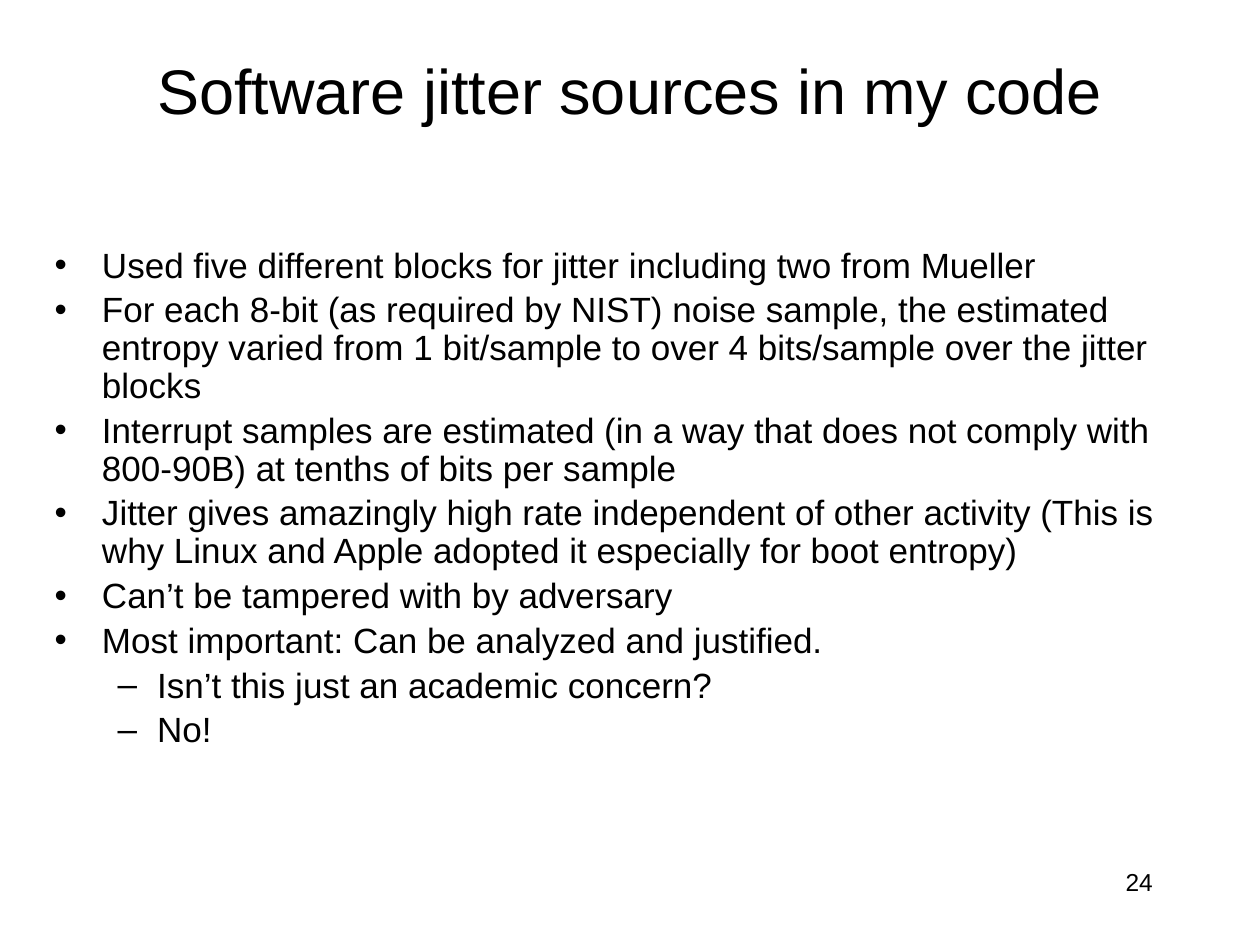
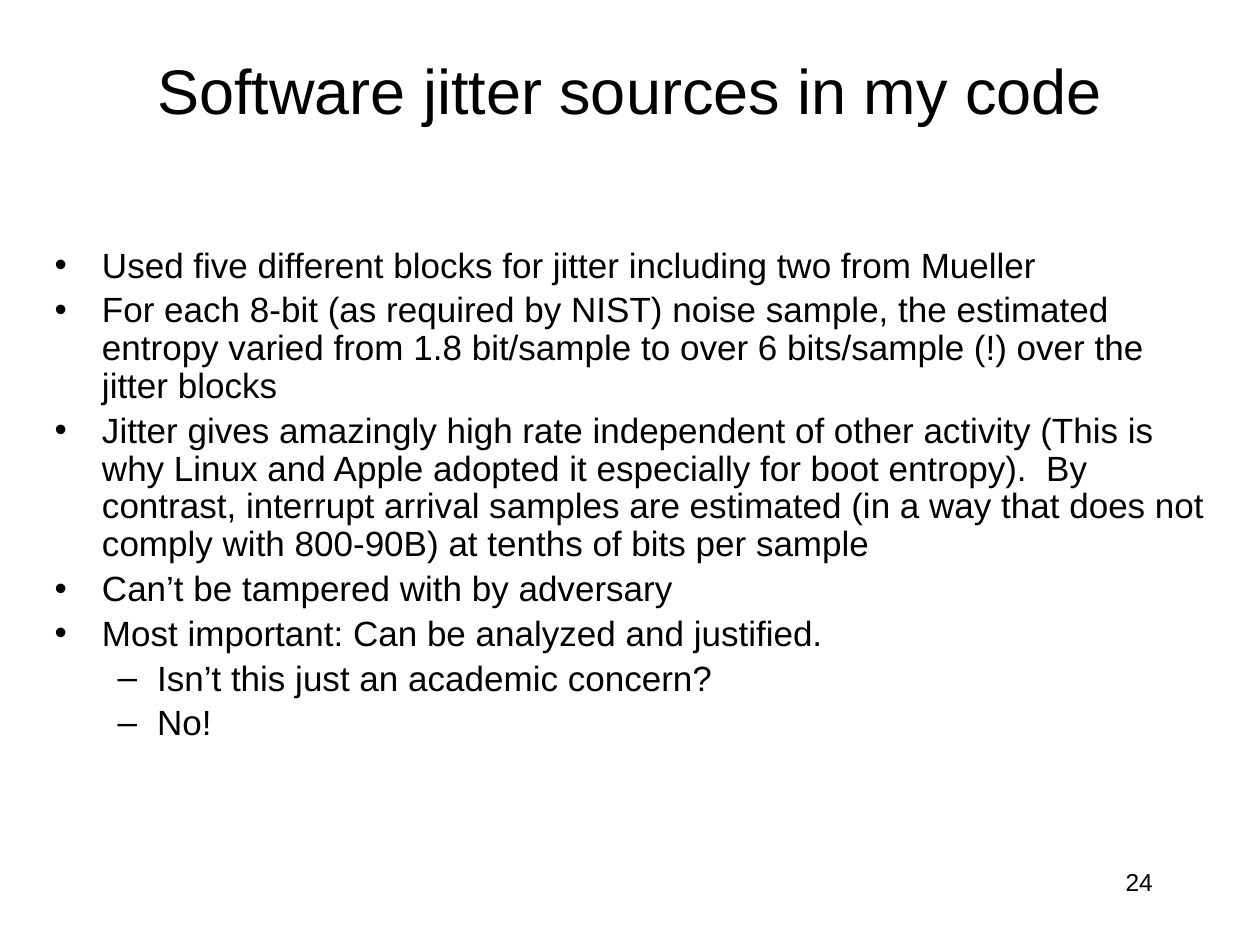
Before and after one commit to jlmucb/class_notes, a slide deck: slide 24 of BerkeleyClass/CS290Spring2013/Lectures/entropy_talk.pptx. Drawn at 1260x945 pixels with LibreOffice and Linux fonts; fonts in the diff are those of the drawing. Boxes give left, top, right and bottom in pixels: in the first picture for what was removed or moved away, otherwise in the second. Text is boxed around its words. In the diff, an @@ line names an element or a change of style, - is before the commit and + after.

```diff
--- a/BerkeleyClass/CS290Spring2013/Lectures/entropy_talk.pptx
+++ b/BerkeleyClass/CS290Spring2013/Lectures/entropy_talk.pptx
@@ text at (102,296,1204,563): text changed @@
-• For each 8-bit (as required by NIST) noise sample, the estimated entropy varied from 1 bit/sample to over 4 bits/sample over the jitter blocks
-• Interrupt samples are estimated (in a way that does not comply with 800-90B) at tenths of bits per sample
-• Jitter gives amazingly high rate independent of other activity (This is why Linux and Apple adopted it especially for boot entropy)
+• For each 8-bit (as required by NIST) noise sample, the estimated entropy varied from 1.8 bit/sample to over 6 bits/sample (!) over the jitter blocks
+• Jitter gives amazingly high rate independent of other activity (This is why Linux and Apple adopted it especially for boot entropy). By contrast, interrupt arrival samples are estimated (in a way that does not comply with 800-90B) at tenths of bits per sample
```
Also in this commit, not shown: 6 other slides changed.
